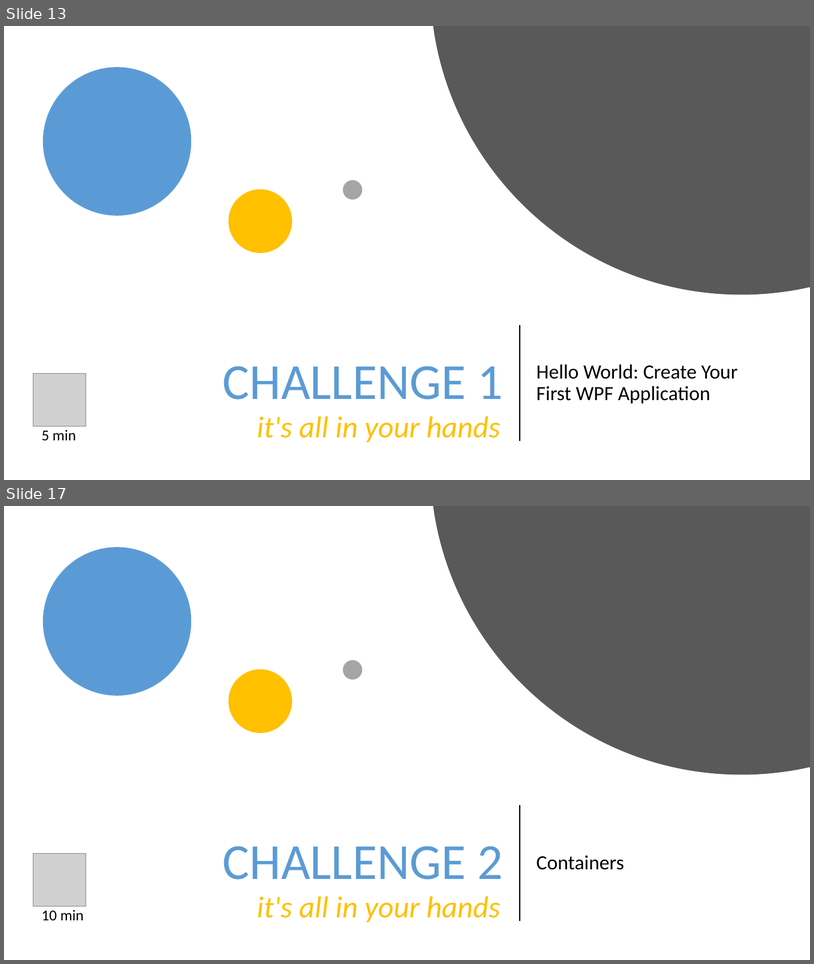
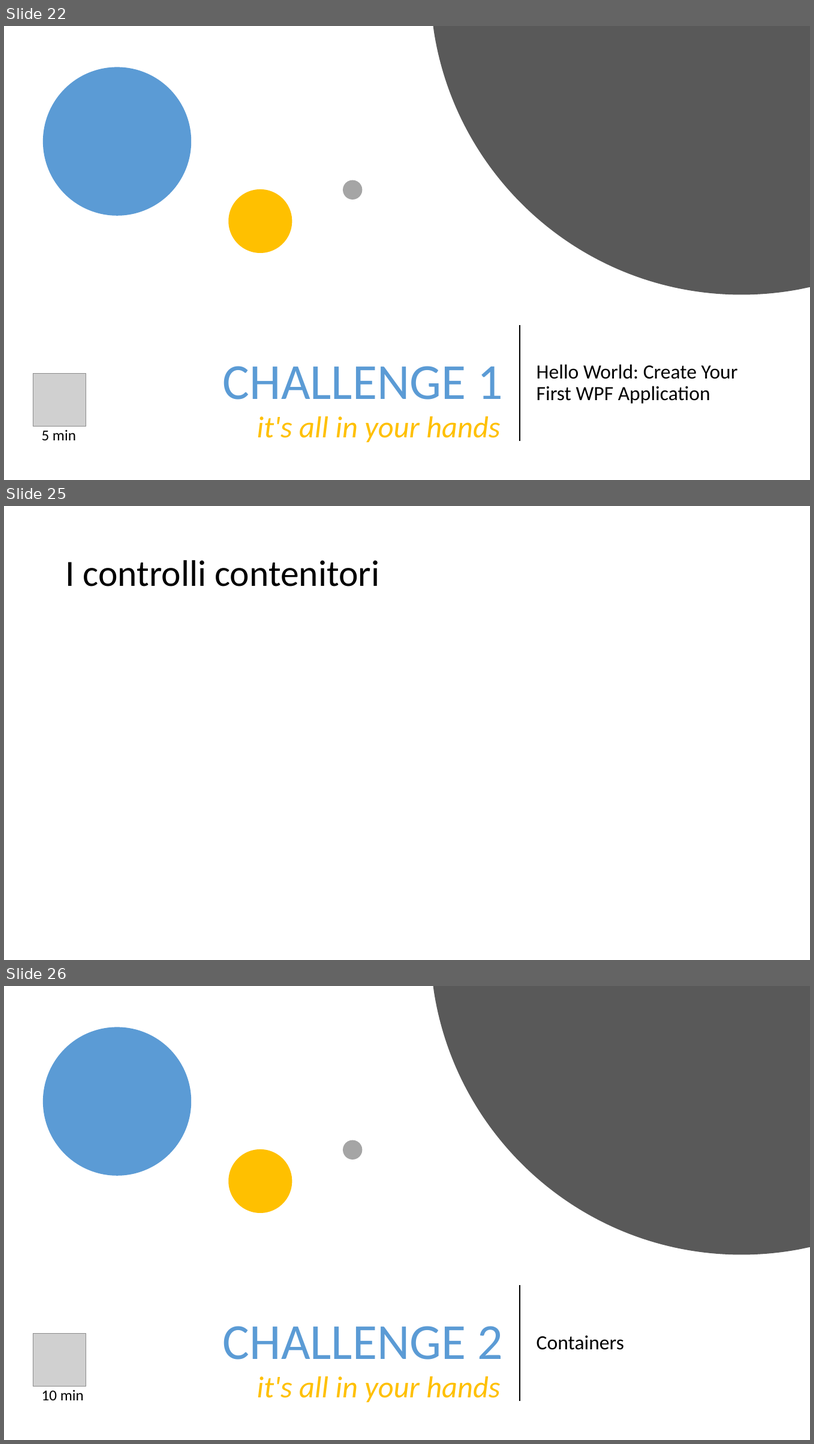
Before and after one commit to danieleromanazzi/wpf-tutorial, a slide deck: wpf-tutorial.pptx. Shown one above the other, each under a label of ours: slides 13 and 17 before the commit, slides 22, 25 and 26 after it; the slides between them are not shown. The pictures are 814x964 and 814x1444 pixels, drawn with LibreOffice and Linux fonts; fonts in the diff are those of the drawing; grey boxes stand for pictures. Boxes give left, top, right and bottom in pixels: in the first picture for what was removed or moved away, otherwise in the second. Text is boxed around its words. In the diff, an @@ line names an element or a change of style, - is before the commit and + after.

```diff
--- a/wpf-tutorial.pptx
+++ b/wpf-tutorial.pptx
@@ slide 25 added at box(4, 506, 810, 960), background #FFFFFF @@
@@ title added at box(65, 560, 380, 586), 44 pt, text #000000 @@
+I controlli contenitori
@@ what was slide 13 is now slide 22 @@
@@ what was slide 17 is now slide 26 @@
```
Also in this commit, not shown: 4 slides changed, 18 other slides added, 3 slides removed, 1 other file.
